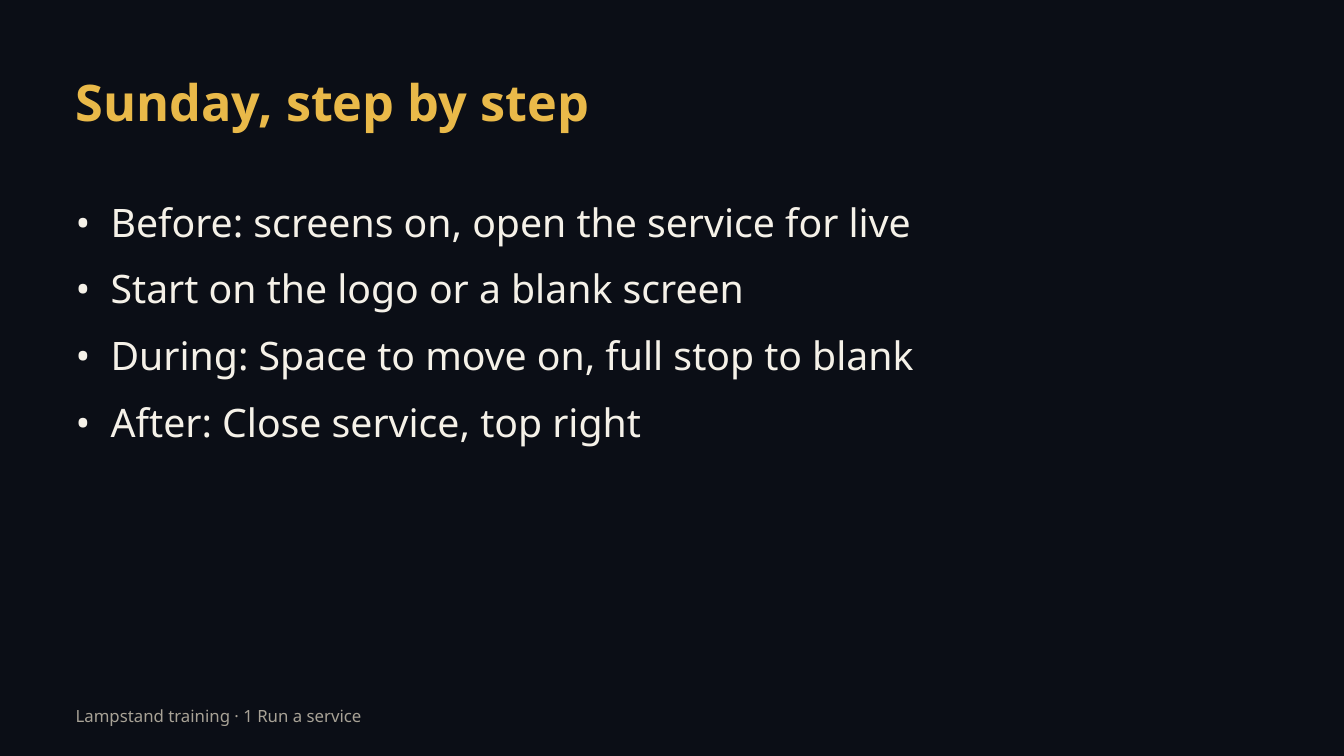
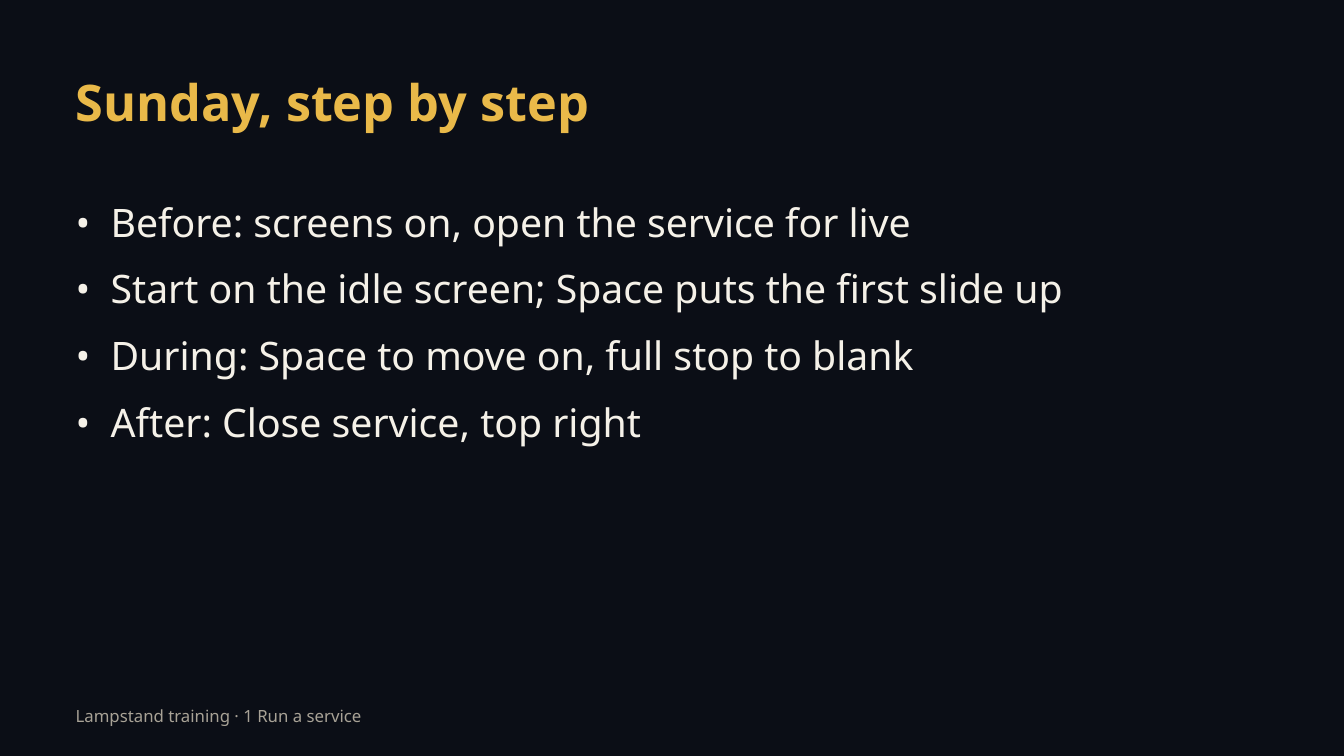
Before and after one commit to incrhst/lampstand, a slide deck: slide 2 of training/decks/t1-ready.pptx. Drawn at 1344x756 pixels with LibreOffice and Linux fonts; fonts in the diff are those of the drawing. Boxes give left, top, right and bottom in pixels: in the first picture for what was removed or moved away, otherwise in the second. Text is boxed around its words. In the diff, an @@ line names an element or a change of style, - is before the commit and + after.

```diff
--- a/training/decks/t1-ready.pptx
+++ b/training/decks/t1-ready.pptx
@@ text at (x1=111, y1=273, x2=1062, y2=313): text changed @@
-• Start on the logo or a blank screen
+• Start on the idle screen; Space puts the first slide up
```
Also in this commit, not shown: 56 other files.
